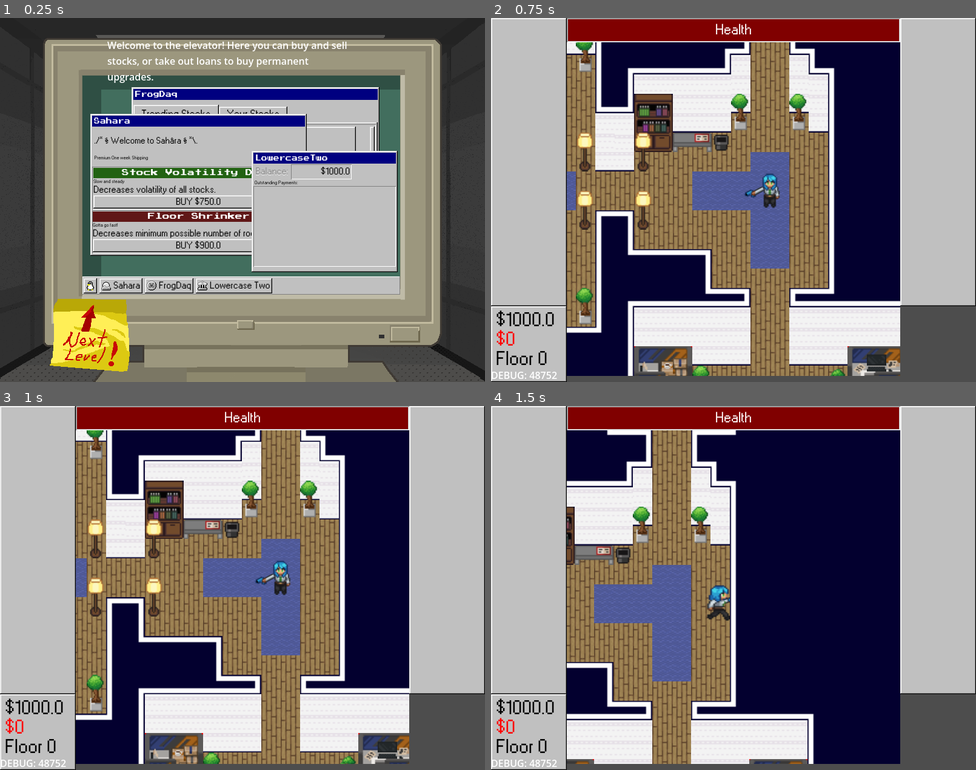
Above: before the commit, frames 1-4 (two rows, left to right).
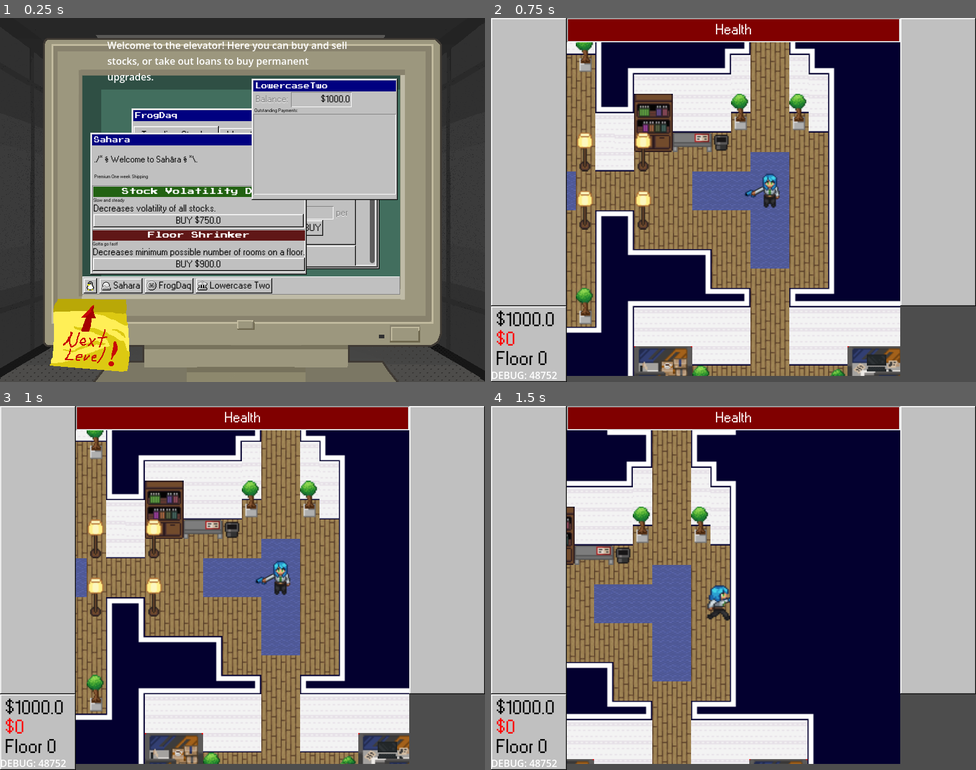
Above: after the commit, the same moments.

Repository: ygda-org/stock-strikers
Game: Godot game, scene res://main/tutorial/tutorial_elevator.tscn
Two runs of this game, one before a commit and one after it. Both use one fixed random seed, a clock stepped at 60 frames per second and the inputs below. This scene is started directly instead of the project's main scene. Sound files missing from this copy of the repository are replaced by a short silence.
Inputs (mouse positions are in pixels of both pictures, inside the frame that each line leads up to):
- Up to frame 1 (0.25 s): no input
- Up to frame 2 (0.75 s): click (583, 287) at 0.5 s
- Up to frame 3 (1 s): no input
- Up to frame 4 (1.5 s): tap Enter at 1.25 s; move the mouse to (840, 569) at 1.27 s; hold D (move_right) from 1.28 s (still down); tap Shift (dodge) at 1.35 s

The runs differ from the first frame. In frame 1, 17% of the frame differs, in the area x 18-82%, y 16-71%; in frame 2, nothing differs; in frame 3, nothing differs; in frame 4, nothing differs.

Commit message:
ui shifting

Diff:
--- a/gui/elevator_gui.tscn
+++ b/gui/elevator_gui.tscn
@@ -162,9 +162,9 @@
 [node name="StockPanel" type="Panel" parent="." unique_id=655216269]
 layout_mode = 0
 offset_left = 217.0
-offset_top = 114.0
+offset_top = 149.0
 offset_right = 626.0
-offset_bottom = 379.0
+offset_bottom = 414.0
 mouse_filter = 2
 theme = ExtResource("3_svwi6")
 
@@ -235,9 +235,9 @@
 [node name="PermPanel" type="Panel" parent="." unique_id=1795233922]
 layout_mode = 0
 offset_left = 149.0
-offset_top = 158.0
+offset_top = 189.0
 offset_right = 506.0
-offset_bottom = 392.0
+offset_bottom = 423.0
 mouse_filter = 2
 theme = ExtResource("3_svwi6")
 
@@ -403,9 +403,9 @@
 [node name="MoneyPanel" type="Panel" parent="." unique_id=1104745353]
 layout_mode = 0
 offset_left = 415.0
-offset_top = 219.0
+offset_top = 100.0
 offset_right = 656.0
-offset_bottom = 419.0
+offset_bottom = 300.0
 mouse_filter = 2
 theme = ExtResource("3_svwi6")
 
